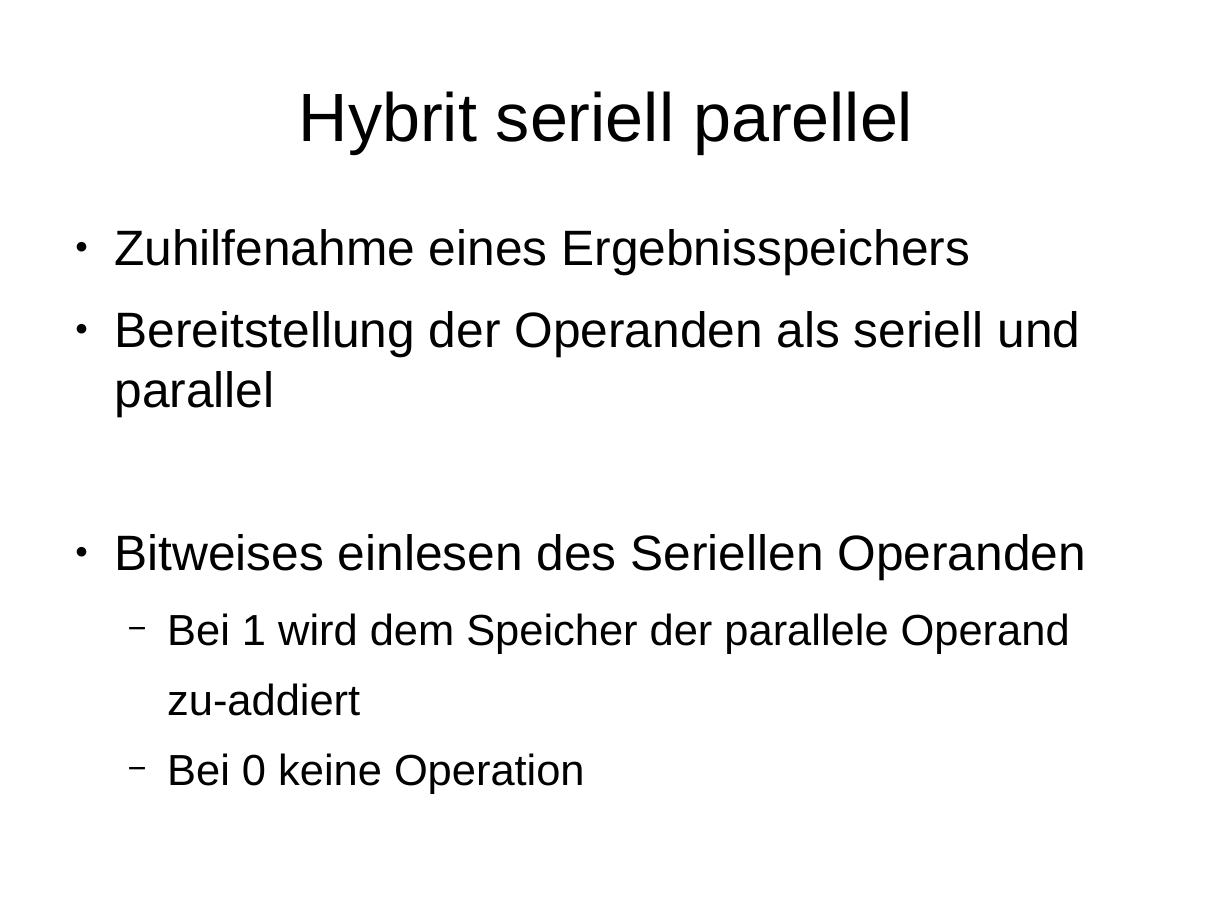
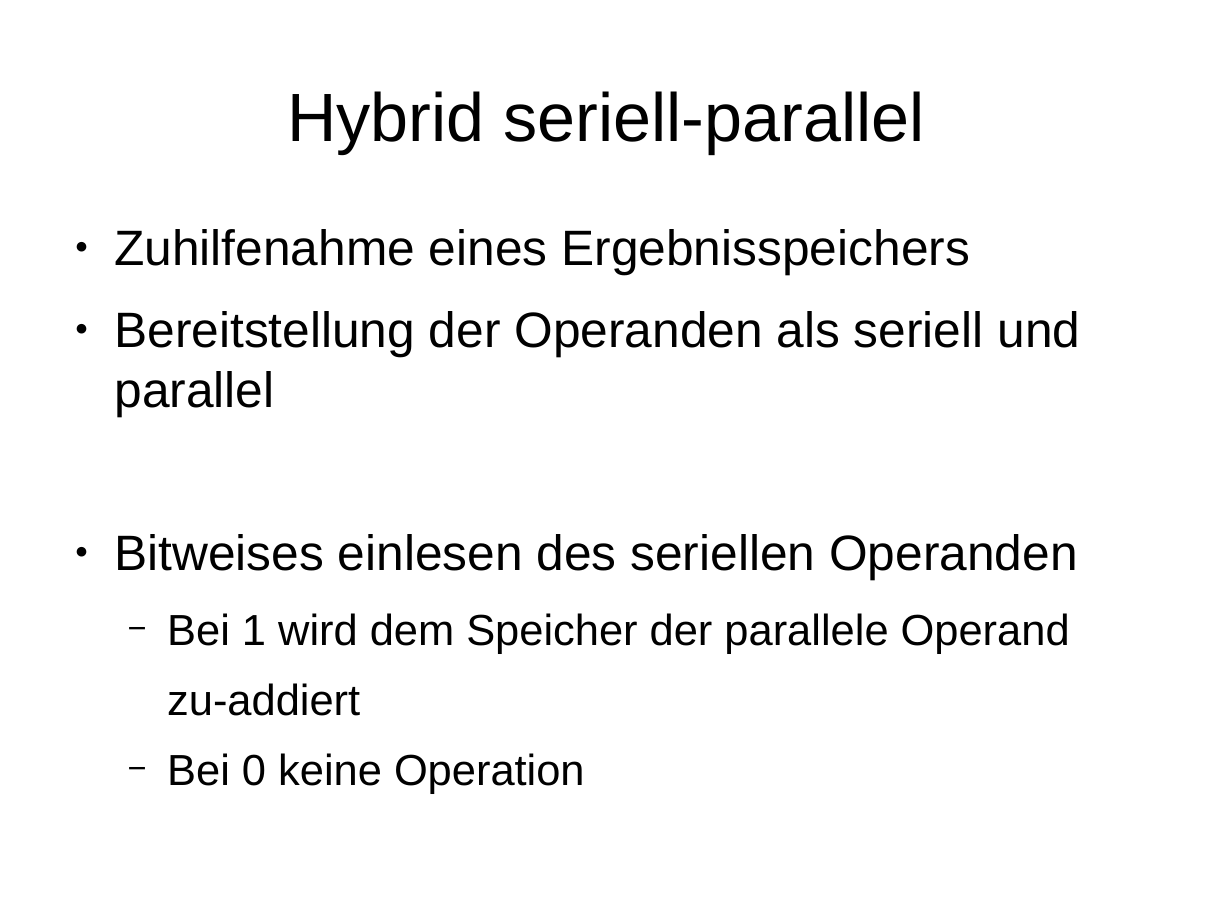
Before and after one commit to stadler-tom/schreibzeug, a slide deck: slide 17 of Presentation/Hauptseminar_RSA.odp. Drawn at 1232x924 pixels with LibreOffice and Linux fonts; fonts in the diff are those of the drawing. Boxes give left, top, right and bottom in pixels: in the first picture for what was removed or moved away, otherwise in the second. Text is boxed around its words. In the diff, an @@ line names an element or a change of style, - is before the commit and + after.

```diff
--- a/Presentation/Hauptseminar_RSA.odp
+++ b/Presentation/Hauptseminar_RSA.odp
@@ title at [287, 91, 925, 153]: text changed @@
-Hybrit seriell parellel
+Hybrid seriell-parallel
@@ text at [114, 534, 1078, 579]: text changed @@
-● Bitweises einlesen des Seriellen Operanden
+● Bitweises einlesen des seriellen Operanden
```
Also in this commit, not shown: 5 other slides changed, 1 other file.
